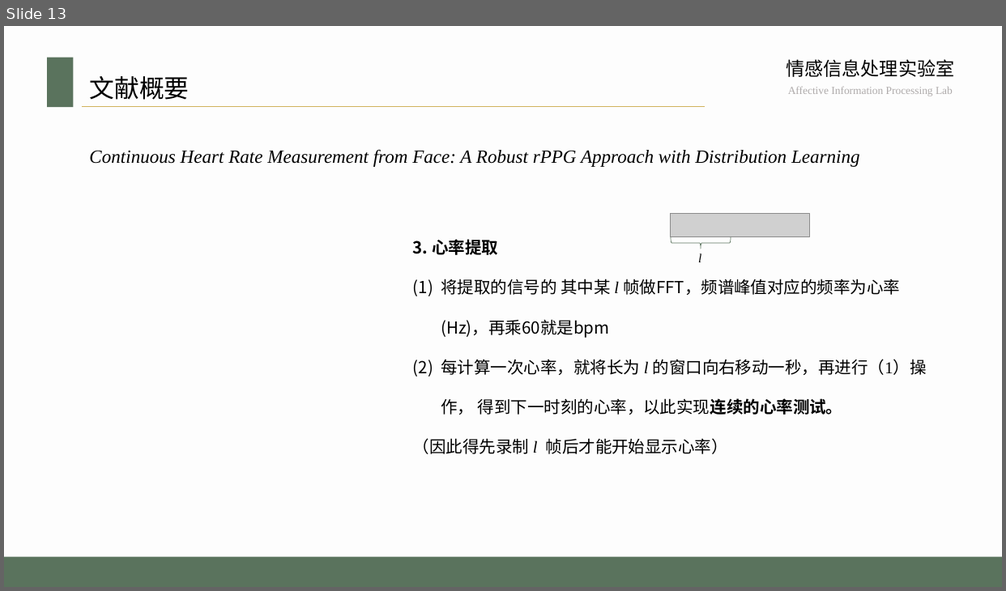
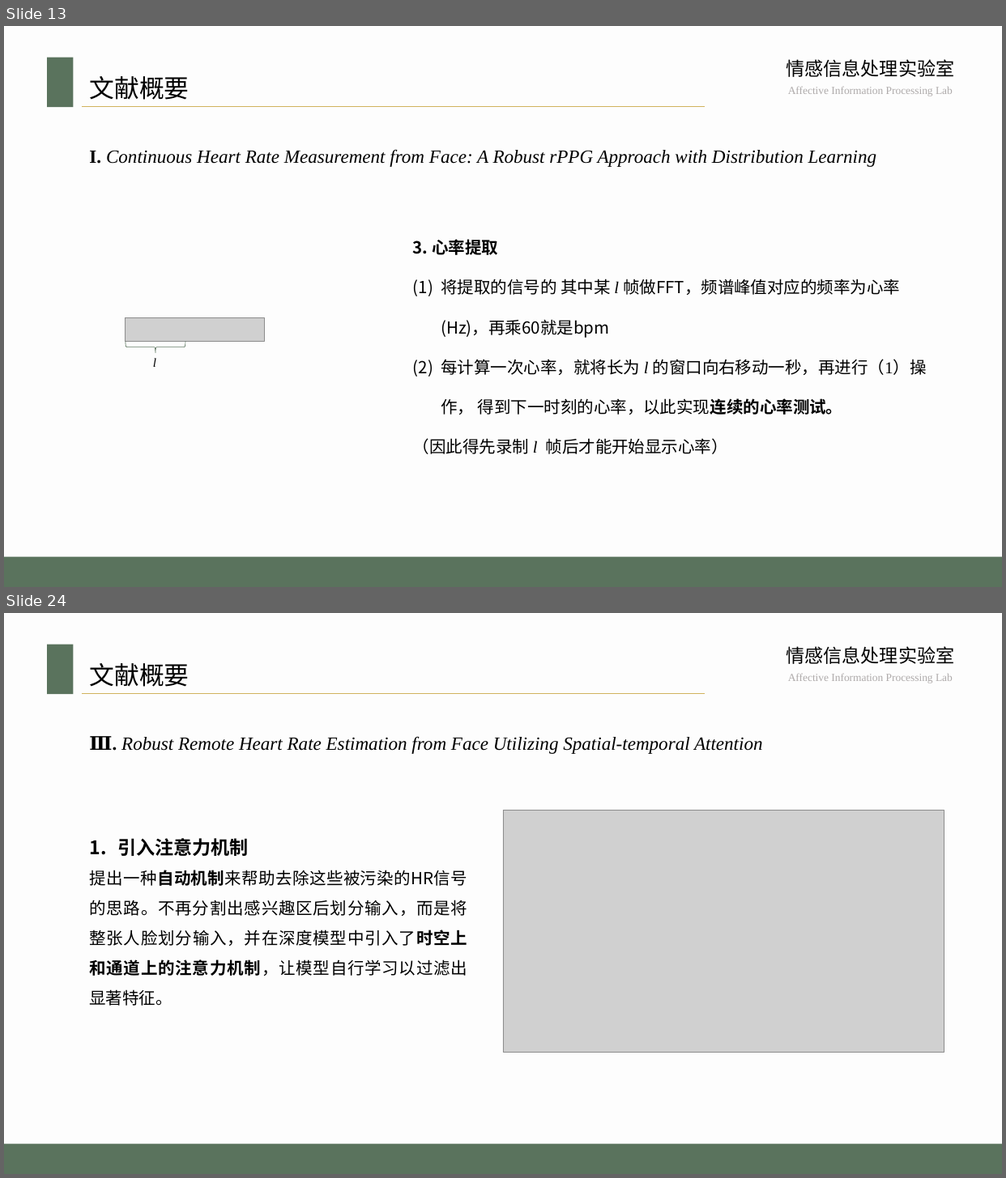
Before and after one commit to whatcarp/rppgrppg, a slide deck: 东大模板.pptx. Shown one above the other, each under a label of ours: slide 13 before the commit, slides 13 and 24 after it; the slides between them are not shown. The pictures are 1006x591 and 1006x1178 pixels, drawn with LibreOffice and Linux fonts; fonts in the diff are those of the drawing; grey boxes stand for pictures; background and template pictures are left out. Boxes give left, top, right and bottom in pixels: in the first picture for what was removed or moved away, otherwise in the second. Text is boxed around its words. In the diff, an @@ line names an element or a change of style, - is before the commit and + after.

```diff
--- a/东大模板.pptx
+++ b/东大模板.pptx
@@ slide 24 added at (4,613,1002,1174), background #E7E6E6 at 5% opacity; not listed: 5 template elements that a slide beside it also shows @@
@@ title added at (89,663,189,687), 24 pt, text #000000 @@
+文献概要
@@ text added at (89,736,763,754), 18 pt, text #000000, italic @@
+Ⅲ. Robust Remote Heart Rate Estimation from Face Utilizing Spatial-temporal Attention
@@ picture added at (503,810,944,1053) @@
@@ text added at (89,838,467,1006), 16 pt, text #000000 @@
+1. 引入注意力机制
+提出一种自动机制来帮助去除这些被污染的HR信号的思路。不再分割出感兴趣区后划分输入，而是将整张人脸划分输入，并在深度模型中引入了时空上和通道上的注意力机制，让模型自行学习以过滤出显著特征。
@@ slide 13 changed as well @@
@@ text at (89,149,877,167): text changed @@
-Continuous Heart Rate Measurement from Face: A Robust rPPG Approach with Distribution Learning
+I. Continuous Heart Rate Measurement from Face: A Robust rPPG Approach with Distribution Learning
@@ 1 picture, 1 text, 1 right brace: place and size @@
-1 picture, 1 text, 1 right brace at (671,214,809,263)
+1 picture, 1 text, 1 right brace at (126,318,264,367)
```
Also in this commit, not shown: 8 other slides changed, 15 other slides added.
